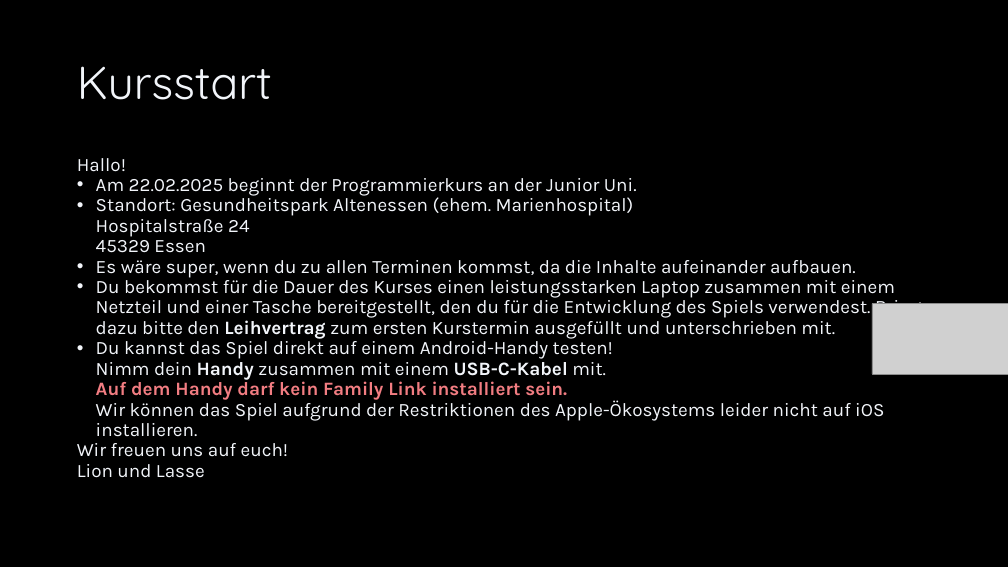
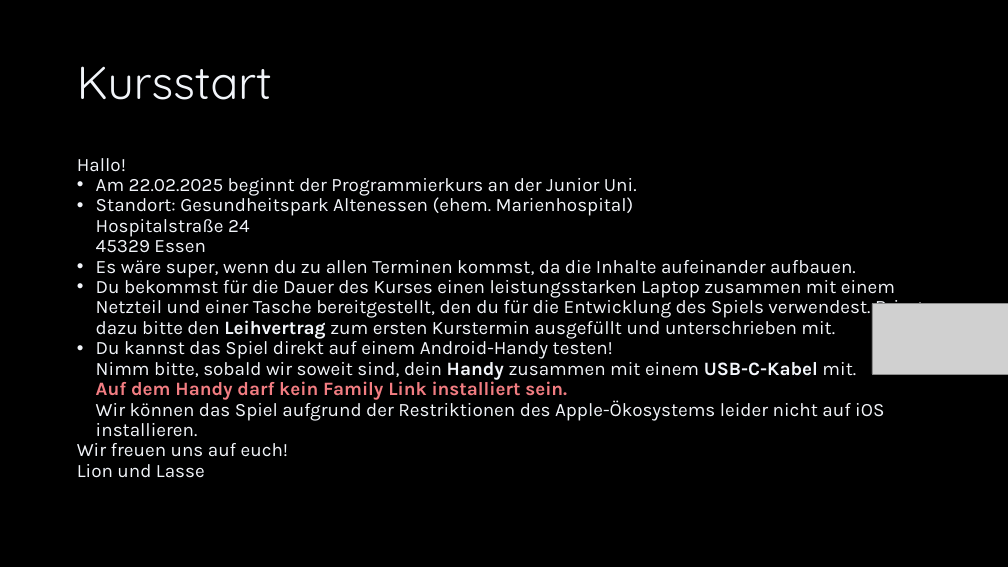
Before and after one commit to Cactusroot/Java, a slide deck: slide 2 of src/Infos.pptx. Drawn at 1008x567 pixels with LibreOffice and Linux fonts; fonts in the diff are those of the drawing; grey boxes stand for pictures. Boxes give left, top, right and bottom in pixels: in the first picture for what was removed or moved away, otherwise in the second. Text is boxed around its words. In the diff, an @@ line names an element or a change of style, - is before the commit and + after.

```diff
--- a/src/Infos.pptx
+++ b/src/Infos.pptx
@@ text at <box>96,337,884,437</box>: text changed @@
-• Du kannst das Spiel direkt auf einem Android-Handy testen!
-  Nimm dein Handy zusammen mit einem USB-C-Kabel mit.
-  Auf dem Handy darf kein Family Link installiert sein.
-  Wir können das Spiel aufgrund der Restriktionen des Apple-Ökosystems leider nicht auf iOS installieren.
+• Du kannst das Spiel direkt auf einem Android-Handy testen!
+  Nimm bitte, sobald wir soweit sind, dein Handy zusammen mit einem USB-C-Kabel mit.
+  Auf dem Handy darf kein Family Link installiert sein.
+  Wir können das Spiel aufgrund der Restriktionen des Apple-Ökosystems leider nicht auf iOS installieren.
```
Also in this commit, not shown: 2 other slides changed, 2 other files.
